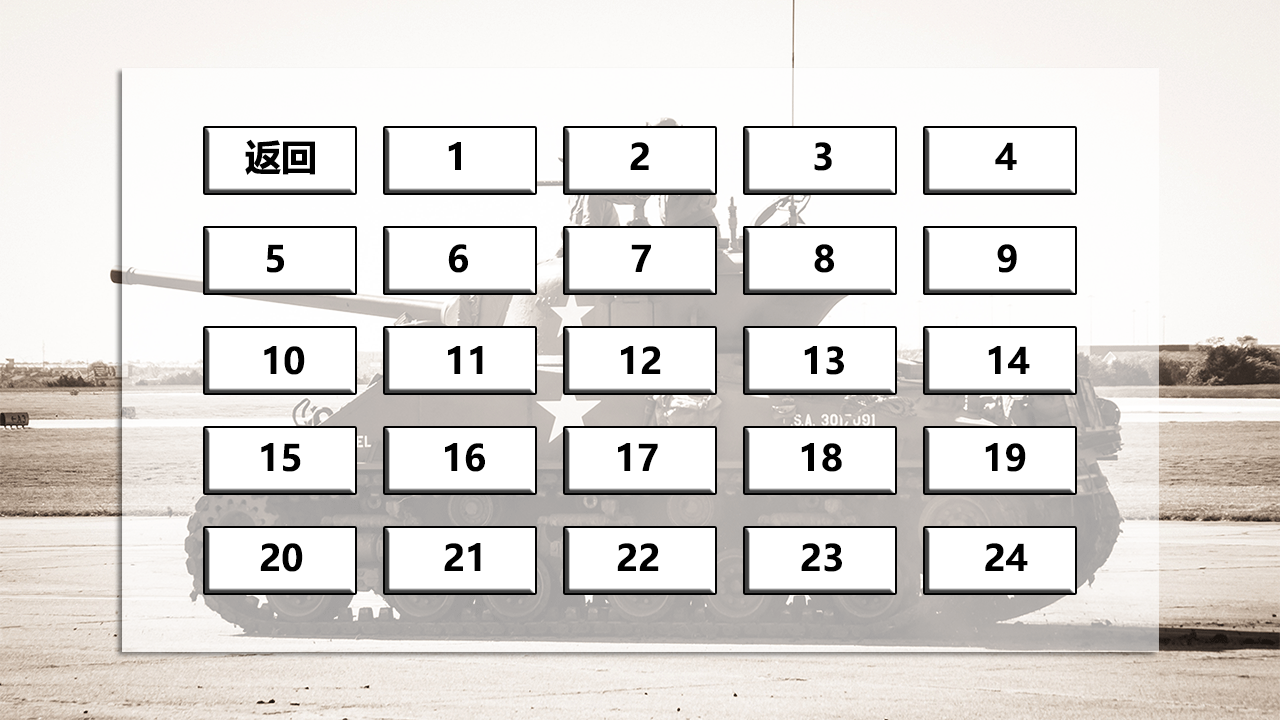
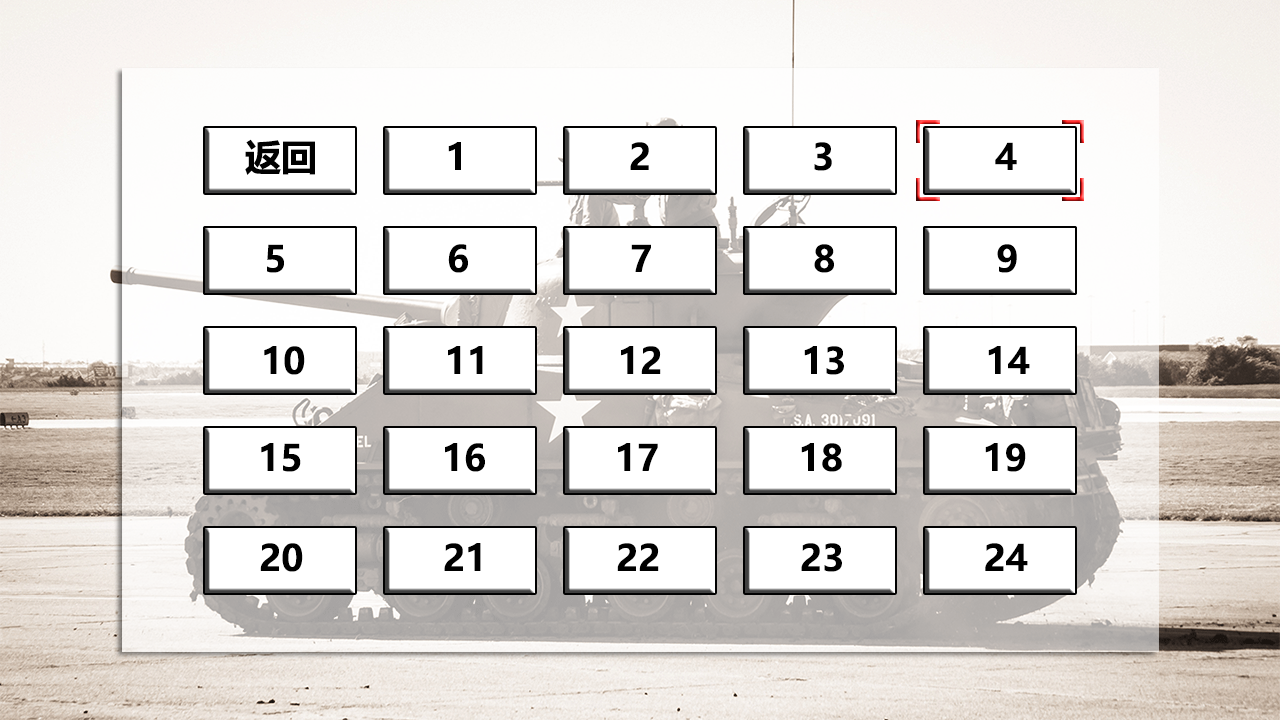
Two versions of the same layered image (1280×720). Layer-by-layer changes:
added layer "图层 2" above "20 21 22 23 24" over [916, 120, 1084, 201]
